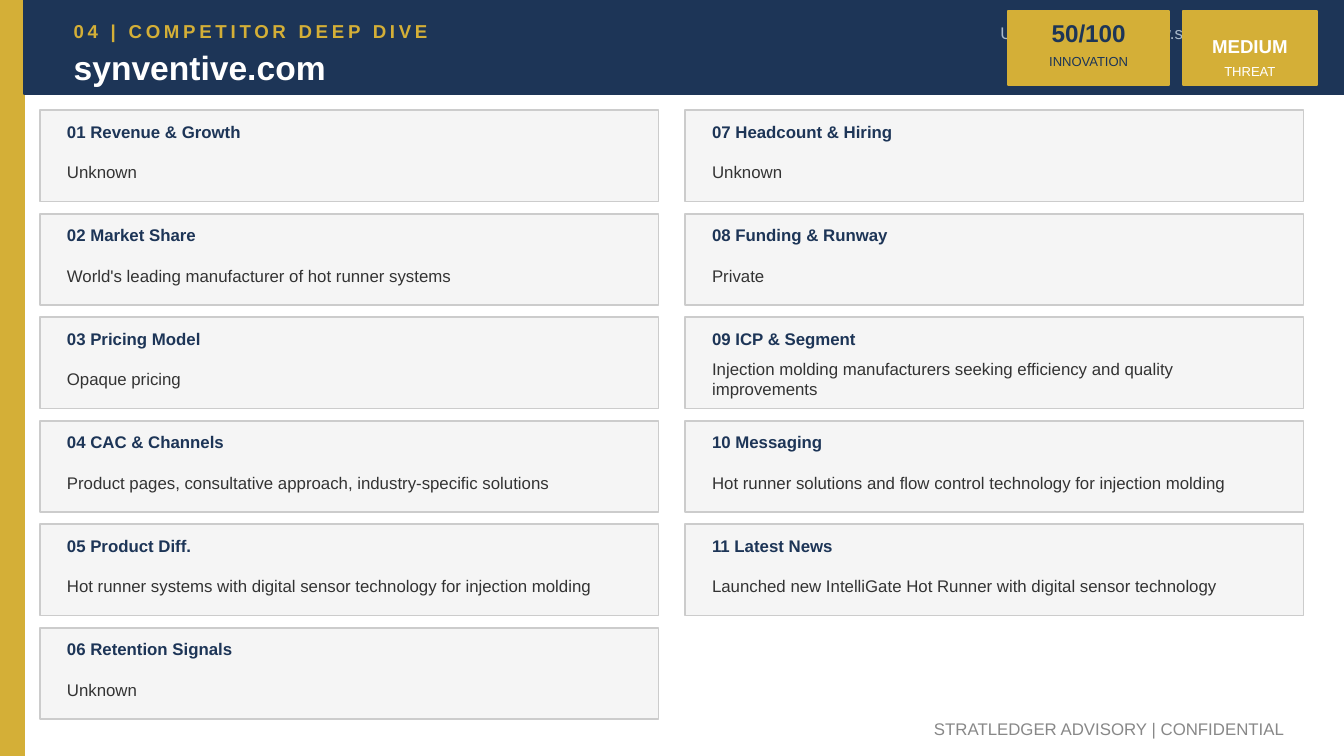
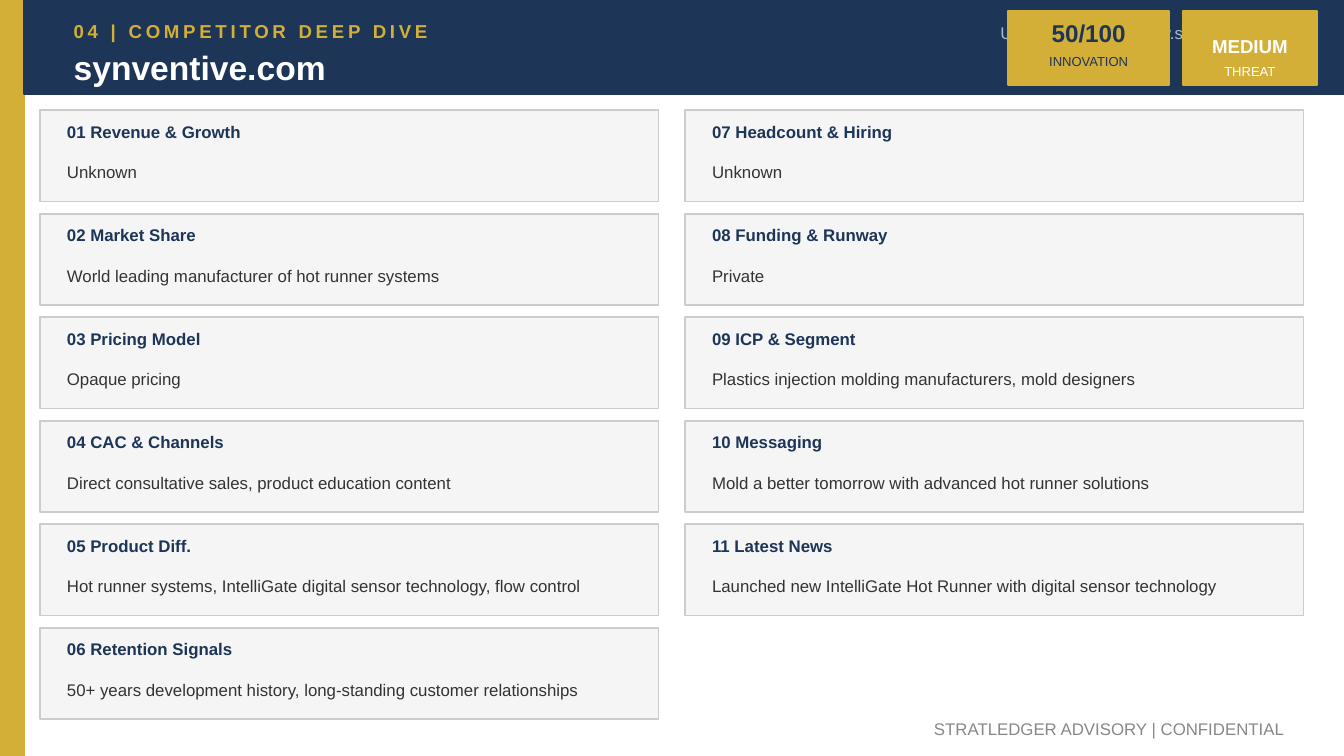
Before and after one commit to apexmakeshop-dot/droplet-commands, a slide deck: slide 8 of mesh_bioplastics_CI_Report.pptx. Drawn at 1344x756 pixels with LibreOffice and Linux fonts; fonts in the diff are those of the drawing. Boxes give left, top, right and bottom in pixels: in the first picture for what was removed or moved away, otherwise in the second. Text is boxed around its words. In the diff, an @@ line names an element or a change of style, - is before the commit and + after.

```diff
--- a/mesh_bioplastics_CI_Report.pptx
+++ b/mesh_bioplastics_CI_Report.pptx
@@ text at bbox=[67, 270, 440, 286]: text changed @@
-World's leading manufacturer of hot runner systems
+World leading manufacturer of hot runner systems
@@ text at bbox=[712, 373, 1135, 389]: text changed @@
-Injection molding manufacturers seeking efficiency and quality improvements
+Plastics injection molding manufacturers, mold designers
@@ text at bbox=[67, 477, 451, 493]: text changed @@
-Product pages, consultative approach, industry-specific solutions
+Direct consultative sales, product education content
@@ text at bbox=[712, 477, 1149, 489]: text changed @@
-Hot runner solutions and flow control technology for injection molding
+Mold a better tomorrow with advanced hot runner solutions
@@ text at bbox=[67, 580, 580, 596]: text changed @@
-Hot runner systems with digital sensor technology for injection molding
+Hot runner systems, IntelliGate digital sensor technology, flow control
@@ text at bbox=[67, 684, 578, 700]: text changed @@
-Unknown
+50+ years development history, long-standing customer relationships
```
Also in this commit, not shown: 4 other slides changed.
